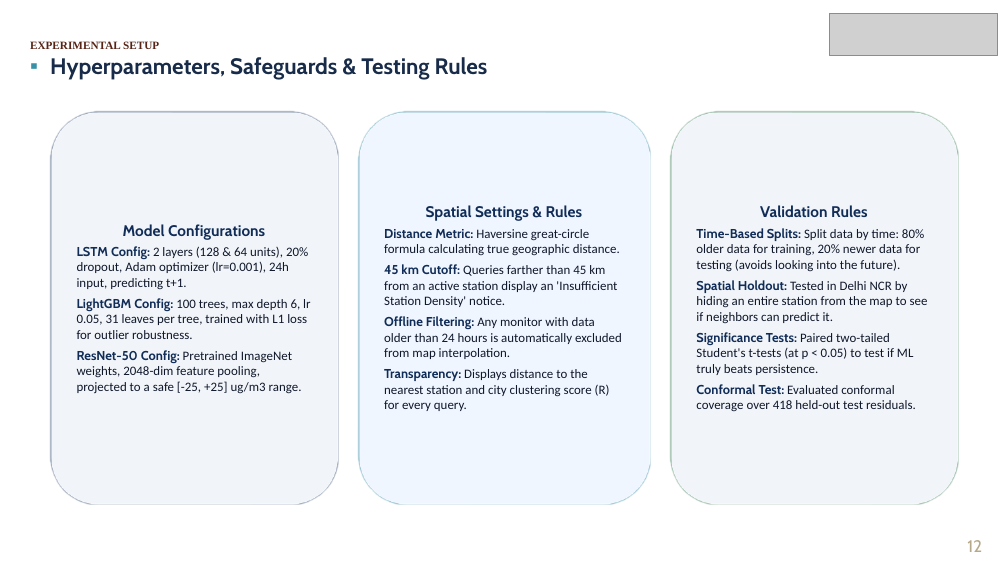
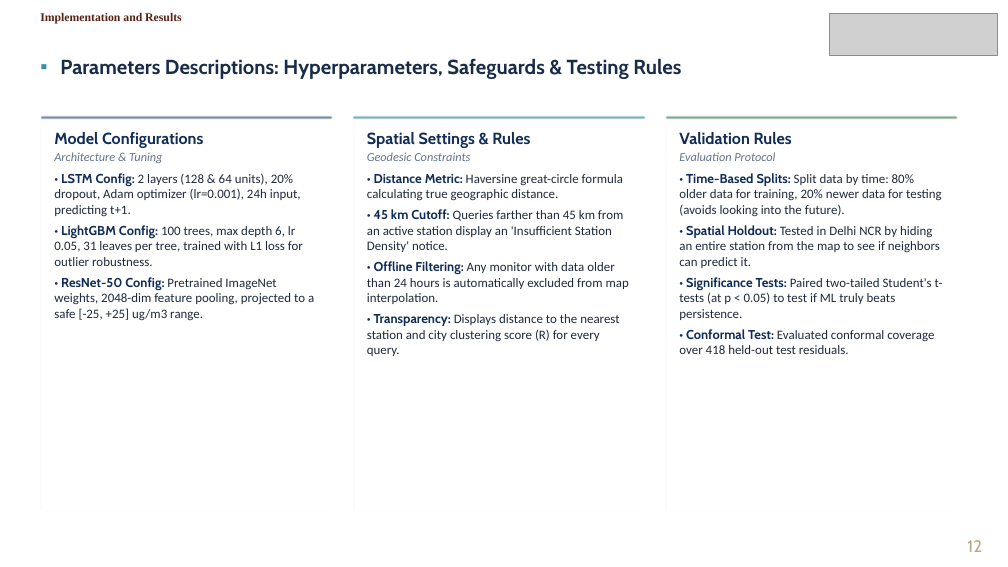
Before and after one commit to Rushyasree/Multimodal_airquality_prediction, a slide deck: slide 12 of docs/VayuDrishti_Final_Review_Simple_Language.pptx. Drawn at 1008x567 pixels with LibreOffice and Linux fonts; fonts in the diff are those of the drawing; grey boxes stand for pictures; background and template pictures are left out. Boxes give left, top, right and bottom in pixels: in the first picture for what was removed or moved away, otherwise in the second. Text is boxed around its words. In the diff, an @@ line names an element or a change of style, - is before the commit and + after.

Commit message:
Refactor presentation layout to executive university standard: eliminate amateur shapes, refine typography, align cards, and verify all 16 slides

```diff
--- a/docs/VayuDrishti_Final_Review_Simple_Language.pptx
+++ b/docs/VayuDrishti_Final_Review_Simple_Language.pptx
@@ text at (x1=40, y1=13, x2=182, y2=24): text changed; size 8 to 8.4 pt @@
-EXPERIMENTAL SETUP
+Implementation and Results
@@ text "Implementation and Results" at (x1=40, y1=13, x2=182, y2=24): vertical alignment middle to top @@
@@ text at (x1=60, y1=58, x2=681, y2=79): text changed; size 16 to 14.5 pt @@
-▪ Hyperparameters, Safeguards & Testing Rules
+▪ Parameters Descriptions: Hyperparameters, Safeguards & Testing Rules
@@ rectangle "Model Configurations" resized from (x1=50, y1=111, x2=338, y2=504) to (x1=40, y1=116, x2=333, y2=511) @@
@@ rectangle "Model Configurations" at (x1=40, y1=116, x2=333, y2=511): vertical alignment middle to top; rounded rectangle to rectangle; fill #F1F5F9 to #FFFFFF; outline #102C57 1 pt to #E2E8F0 1 pt @@
@@ rectangle added at (x1=40, y1=116, x2=333, y2=120), fill #102C57 @@
@@ rectangle "Spatial Settings & Rules" moved from (x1=358, y1=111, x2=650, y2=504) to (x1=353, y1=116, x2=645, y2=511) @@
@@ rectangle "Spatial Settings & Rules" at (x1=353, y1=116, x2=645, y2=511): vertical alignment middle to top; rounded rectangle to rectangle; fill #EFF6FF to #FFFFFF; outline #0E7490 1 pt to #E2E8F0 1 pt @@
@@ rectangle added at (x1=353, y1=116, x2=645, y2=120), fill #0E7490 @@
@@ rectangle "Validation Rules" resized from (x1=670, y1=111, x2=958, y2=504) to (x1=665, y1=116, x2=958, y2=511) @@
@@ rectangle "Validation Rules" at (x1=665, y1=116, x2=958, y2=511): vertical alignment middle to top; rounded rectangle to rectangle; fill #F1F5F9 to #FFFFFF; outline #166534 1 pt to #E2E8F0 1 pt @@
@@ rectangle added at (x1=665, y1=116, x2=958, y2=120), fill #166534 @@
@@ text in rectangle at (x1=54, y1=132, x2=203, y2=148): size 11 to 11.5 pt in "Model Configurations"; alignment centre to left; less space between paragraphs @@
@@ text in rectangle at (x1=367, y1=132, x2=530, y2=148): size 11 to 11.5 pt in "Spatial Settings & Rules"; alignment centre to left; less space between paragraphs @@
@@ text in rectangle at (x1=679, y1=132, x2=792, y2=144): size 11 to 11.5 pt in "Validation Rules"; alignment centre to left; less space between paragraphs @@
@@ text in rectangle at (x1=54, y1=152, x2=314, y2=321): text changed; text colour #0F172A to #1E293B @@
-LSTM Config: 2 layers (128 & 64 units), 20% dropout, Adam optimizer (lr=0.001), 24h input, predicting t+1.
-LightGBM Config: 100 trees, max depth 6, lr 0.05, 31 leaves per tree, trained with L1 loss for outlier robustness.
-ResNet-50 Config: Pretrained ImageNet weights, 2048-dim feature pooling, projected to a safe [-25, +25] ug/m3 range.
+Architecture & Tuning
+• LSTM Config: 2 layers (128 & 64 units), 20% dropout, Adam optimizer (lr=0.001), 24h input, predicting t+1.
+• LightGBM Config: 100 trees, max depth 6, lr 0.05, 31 leaves per tree, trained with L1 loss for outlier robustness.
+• ResNet-50 Config: Pretrained ImageNet weights, 2048-dim feature pooling, projected to a safe [-25, +25] ug/m3 range.
@@ text in rectangle at (x1=367, y1=152, x2=629, y2=356): text changed; text colour #0F172A to #1E293B @@
-Distance Metric: Haversine great-circle formula calculating true geographic distance.
-45 km Cutoff: Queries farther than 45 km from an active station display an 'Insufficient Station Density' notice.
-Offline Filtering: Any monitor with data older than 24 hours is automatically excluded from map interpolation.
-Transparency: Displays distance to the nearest station and city clustering score (R) for every query.
+Geodesic Constraints
+• Distance Metric: Haversine great-circle formula calculating true geographic distance.
+• 45 km Cutoff: Queries farther than 45 km from an active station display an 'Insufficient Station Density' notice.
+• Offline Filtering: Any monitor with data older than 24 hours is automatically excluded from map interpolation.
+• Transparency: Displays distance to the nearest station and city clustering score (R) for every query.
@@ text in rectangle at (x1=679, y1=152, x2=943, y2=354): text changed; text colour #0F172A to #1E293B @@
-Time-Based Splits: Split data by time: 80% older data for training, 20% newer data for testing (avoids looking into the future).
-Spatial Holdout: Tested in Delhi NCR by hiding an entire station from the map to see if neighbors can predict it.
-Significance Tests: Paired two-tailed Student's t-tests (at p < 0.05) to test if ML truly beats persistence.
-Conformal Test: Evaluated conformal coverage over 418 held-out test residuals.
+Evaluation Protocol
+• Time-Based Splits: Split data by time: 80% older data for training, 20% newer data for testing (avoids looking into the future).
+• Spatial Holdout: Tested in Delhi NCR by hiding an entire station from the map to see if neighbors can predict it.
+• Significance Tests: Paired two-tailed Student's t-tests (at p < 0.05) to test if ML truly beats persistence.
+• Conformal Test: Evaluated conformal coverage over 418 held-out test residuals.
```
Also in this commit, not shown: 15 other slides changed, 36 other files.
